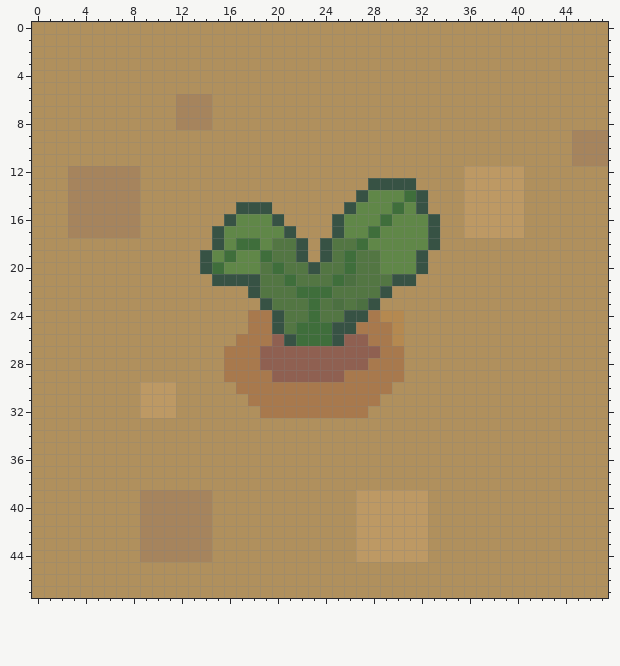
Edited in one commit: pixel-art sprite (assets/sprout.png). The first picture shows the starting point.
The file is 48x48 pixels. Colours within 5 levels of each other are drawn and written as one.
After:
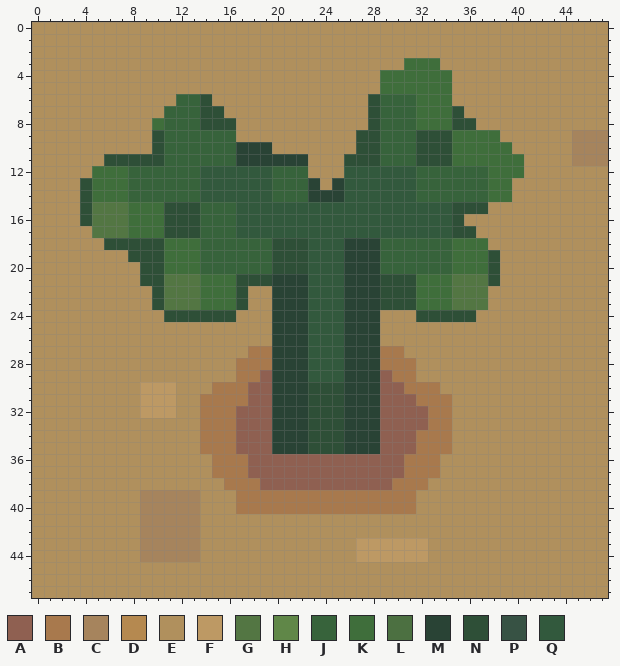
Palette (. is transparent): A #8f6051  B #a8794d  C #a6845d  D #b58950  E #b0905d  F #bd9964  G #537643  H #608748  J #37633b  K #3f6e3b  L #4c7041  M #294335  N #2e4f37  P #375244  Q #32593d
Diff:
@@ x 0..47 @@
  2 EEEEEEEEEEEEEEEEEEEEEEEEEEEEEEEEEEEEEEEEEEEEEEEE
- 3 EEEEEEEEEEEEEEEEEEEEEEEEEEEEEEEEEEEEEEEEEEEEEEEE
- 4 EEEEEEEEEEEEEEEEEEEEEEEEEEEEEEEEEEEEEEEEEEEEEEEE
- 5 EEEEEEEEEEEEEEEEEEEEEEEEEEEEEEEEEEEEEEEEEEEEEEEE
- 6 EEEEEEEEEEEECCCEEEEEEEEEEEEEEEEEEEEEEEEEEEEEEEEE
- 7 EEEEEEEEEEEECCCEEEEEEEEEEEEEEEEEEEEEEEEEEEEEEEEE
- 8 EEEEEEEEEEEECCCEEEEEEEEEEEEEEEEEEEEEEEEEEEEEEEEE
- 9 EEEEEEEEEEEEEEEEEEEEEEEEEEEEEEEEEEEEEEEEEEEEECCC
-10 EEEEEEEEEEEEEEEEEEEEEEEEEEEEEEEEEEEEEEEEEEEEECCC
-11 EEEEEEEEEEEEEEEEEEEEEEEEEEEEEEEEEEEEEEEEEEEEECCC
-12 EEECCCCCCEEEEEEEEEEEEEEEEEEEEEEEEEEEFFFFFEEEEEEE
-13 EEECCCCCCEEEEEEEEEEEEEEEEEEEPPPPEEEEFFFFFEEEEEEE
-14 EEECCCCCCEEEEEEEEEEEEEEEEEEPHHHKPEEEFFFFFEEEEEEE
-15 EEECCCCCCEEEEEEEEPPPEEEEEEPHHHKHPEEEFFFFFEEEEEEE
-16 EEECCCCCCEEEEEEEPHHHPEEEEPHHHKHHHPEEFFFFFEEEEEEE
-17 EEECCCCCCEEEEEEPHHHHHPEEEPHHKHHHHPEEFFFFFEEEEEEE
-18 EEEEEEEEEEEEEEEPHKKHGGPEPGGKHHHHHPEEEEEEEEEEEEEE
-19 EEEEEEEEEEEEEEPHKHHKGGPEPGKGGHHHPEEEEEEEEEEEEEEE
-20 EEEEEEEEEEEEEEPKHHHGKGGPGGKGGHHHPEEEEEEEEEEEEEEE
-21 EEEEEEEEEEEEEEEPPPPGGKGGGKLGGGPPEEEEEEEEEEEEEEEE
-22 EEEEEEEEEEEEEEEEEEPGGGKKKGGGGPEEEEEEEEEEEEEEEEEE
-23 EEEEEEEEEEEEEEEEEEEPGGGKGLGLPEEEEEEEEEEEEEEEEEEE
-24 EEEEEEEEEEEEEEEEEEBBPGGKGGPPBDDEEEEEEEEEEEEEEEEE
-25 EEEEEEEEEEEEEEEEEEBBPGKKKPPBBBDEEEEEEEEEEEEEEEEE
-26 EEEEEEEEEEEEEEEEEBBBAPKKKPAABBDEEEEEEEEEEEEEEEEE
-27 EEEEEEEEEEEEEEEEBBBAAAAAAAAAABBEEEEEEEEEEEEEEEEE
-28 EEEEEEEEEEEEEEEEBBBAAAAAAAAABBBEEEEEEEEEEEEEEEEE
-29 EEEEEEEEEEEEEEEEBBBBAAAAAABBBBBEEEEEEEEEEEEEEEEE
-30 EEEEEEEEEFFFEEEEEBBBBBBBBBBBBBEEEEEEEEEEEEEEEEEE
-31 EEEEEEEEEFFFEEEEEEBBBBBBBBBBBEEEEEEEEEEEEEEEEEEE
-32 EEEEEEEEEFFFEEEEEEEBBBBBBBBBEEEEEEEEEEEEEEEEEEEE
-33 EEEEEEEEEEEEEEEEEEEEEEEEEEEEEEEEEEEEEEEEEEEEEEEE
-34 EEEEEEEEEEEEEEEEEEEEEEEEEEEEEEEEEEEEEEEEEEEEEEEE
-35 EEEEEEEEEEEEEEEEEEEEEEEEEEEEEEEEEEEEEEEEEEEEEEEE
-36 EEEEEEEEEEEEEEEEEEEEEEEEEEEEEEEEEEEEEEEEEEEEEEEE
-37 EEEEEEEEEEEEEEEEEEEEEEEEEEEEEEEEEEEEEEEEEEEEEEEE
-38 EEEEEEEEEEEEEEEEEEEEEEEEEEEEEEEEEEEEEEEEEEEEEEEE
-39 EEEEEEEEECCCCCCEEEEEEEEEEEEFFFFFFEEEEEEEEEEEEEEE
-40 EEEEEEEEECCCCCCEEEEEEEEEEEEFFFFFFEEEEEEEEEEEEEEE
-41 EEEEEEEEECCCCCCEEEEEEEEEEEEFFFFFFEEEEEEEEEEEEEEE
-42 EEEEEEEEECCCCCCEEEEEEEEEEEEFFFFFFEEEEEEEEEEEEEEE
-43 EEEEEEEEECCCCCCEEEEEEEEEEEEFFFFFFEEEEEEEEEEEEEEE
-44 EEEEEEEEECCCCCCEEEEEEEEEEEEFFFFFFEEEEEEEEEEEEEEE
+ 3 EEEEEEEEEEEEEEEEEEEEEEEEEEEEEEEKKKEEEEEEEEEEEEEE
+ 4 EEEEEEEEEEEEEEEEEEEEEEEEEEEEEKKKKKKEEEEEEEEEEEEE
+ 5 EEEEEEEEEEEEEEEEEEEEEEEEEEEEEKKKKKKEEEEEEEEEEEEE
+ 6 EEEEEEEEEEEEJJNEEEEEEEEEEEEENJJJKKKEEEEEEEEEEEEE
+ 7 EEEEEEEEEEEJJJNNEEEEEEEEEEEENJJJKKKNEEEEEEEEEEEE
+ 8 EEEEEEEEEEKJJJNNNEEEEEEEEEEENJJJKKKNNEEEEEEEEEEE
+ 9 EEEEEEEEEENJJJJJJEEEEEEEEEENNJJJNNNKKKKEEEEEECCC
+10 EEEEEEEEEENJJJJJJMMMEEEEEEENNJJJNNNKKKKKEEEEECCC
+11 EEEEEENNNNNJJJJJJMMMMMMEEENNNJJJNNNKKKKKKEEEECCC
+12 EEEEEKKKJJJJJJQQQQQQJJJEEEQQQQQQJJJJJJKKKEEEEEEE
+13 EEEENKKKJJJJJJQQQQQQJJJMEMQQQQQQJJJJJJKKEEEEEEEE
+14 EEEENKKKJJJJJJQQQQQQJJJMMMQQQQQQJJJJJJKKEEEEEEEE
+15 EEEENGGGKKKNNNJJJQQQQQQQQQQQQQQQQQQNNNEEEEEEEEEE
+16 EEEENGGGKKKNNNJJJQQQQQQQQQQQQQQQQQQNEEEEEEEEEEEE
+17 EEEEEGGGKKKNNNJJJQQQQQQQQQQQQQQQQQQNNEEEEEEEEEEE
+18 EEEEEENNNNNKKKJJJJJJNNNQQQMMMJJJJJJKKKEEEEEEEEEE
+19 EEEEEEEENNNKKKJJJJJJNNNQQQMMMJJJJJJKKKNEEEEEEEEE
+20 EEEEEEEEENNKKKJJJJJJNNNQQQMMMJJJJJJKKKNEEEEEEEEE
+21 EEEEEEEEENNGGGKKKNNNMMMQQQMMMNNNKKKGGGNEEEEEEEEE
+22 EEEEEEEEEENGGGKKKNEEMMMQQQMMMNNNKKKGGGEEEEEEEEEE
+23 EEEEEEEEEENGGGKKKNEEMMMQQQMMMNNNKKKGGGEEEEEEEEEE
+24 EEEEEEEEEEENNNNNNEEEMMMQQQMMMEEENNNNNEEEEEEEEEEE
+25 EEEEEEEEEEEEEEEEEEEEMMMQQQMMMEEEEEEEEEEEEEEEEEEE
+26 EEEEEEEEEEEEEEEEEEEEMMMQQQMMMEEEEEEEEEEEEEEEEEEE
+27 EEEEEEEEEEEEEEEEEEBBMMMQQQMMMBBEEEEEEEEEEEEEEEEE
+28 EEEEEEEEEEEEEEEEEBBBMMMQQQMMMBBBEEEEEEEEEEEEEEEE
+29 EEEEEEEEEEEEEEEEEBBAMMMQQQMMMABBEEEEEEEEEEEEEEEE
+30 EEEEEEEEEFFFEEEBBBAAMMMNNNMMMAABBBEEEEEEEEEEEEEE
+31 EEEEEEEEEFFFEEBBBBAAMMMNNNMMMAAABBBEEEEEEEEEEEEE
+32 EEEEEEEEEFFFEEBBBAAAMMMNNNMMMAAAABBEEEEEEEEEEEEE
+33 EEEEEEEEEEEEEEBBBAAAMMMNNNMMMAAAABBEEEEEEEEEEEEE
+34 EEEEEEEEEEEEEEBBBAAAMMMNNNMMMAAABBBEEEEEEEEEEEEE
+35 EEEEEEEEEEEEEEBBBAAAMMMNNNMMMAAABBBEEEEEEEEEEEEE
+36 EEEEEEEEEEEEEEEBBBAAAAAAAAAAAAABBBEEEEEEEEEEEEEE
+37 EEEEEEEEEEEEEEEBBBAAAAAAAAAAAAABBBEEEEEEEEEEEEEE
+38 EEEEEEEEEEEEEEEEBBBAAAAAAAAAAABBBEEEEEEEEEEEEEEE
+39 EEEEEEEEECCCCCEEEBBBBBBBBBBBBBBBEEEEEEEEEEEEEEEE
+40 EEEEEEEEECCCCCEEEBBBBBBBBBBBBBBBEEEEEEEEEEEEEEEE
+41 EEEEEEEEECCCCCEEEEEEEEEEEEEEEEEEEEEEEEEEEEEEEEEE
+42 EEEEEEEEECCCCCEEEEEEEEEEEEEEEEEEEEEEEEEEEEEEEEEE
+43 EEEEEEEEECCCCCEEEEEEEEEEEEEFFFFFFEEEEEEEEEEEEEEE
+44 EEEEEEEEECCCCCEEEEEEEEEEEEEFFFFFFEEEEEEEEEEEEEEE
 45 EEEEEEEEEEEEEEEEEEEEEEEEEEEEEEEEEEEEEEEEEEEEEEEE
